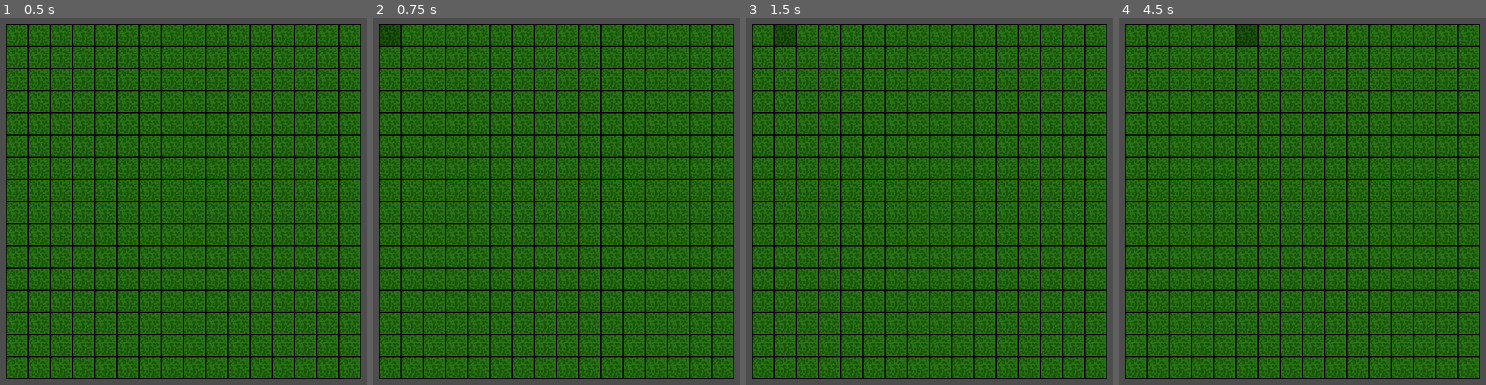
Above: before the commit, frames 1-4 (left to right).
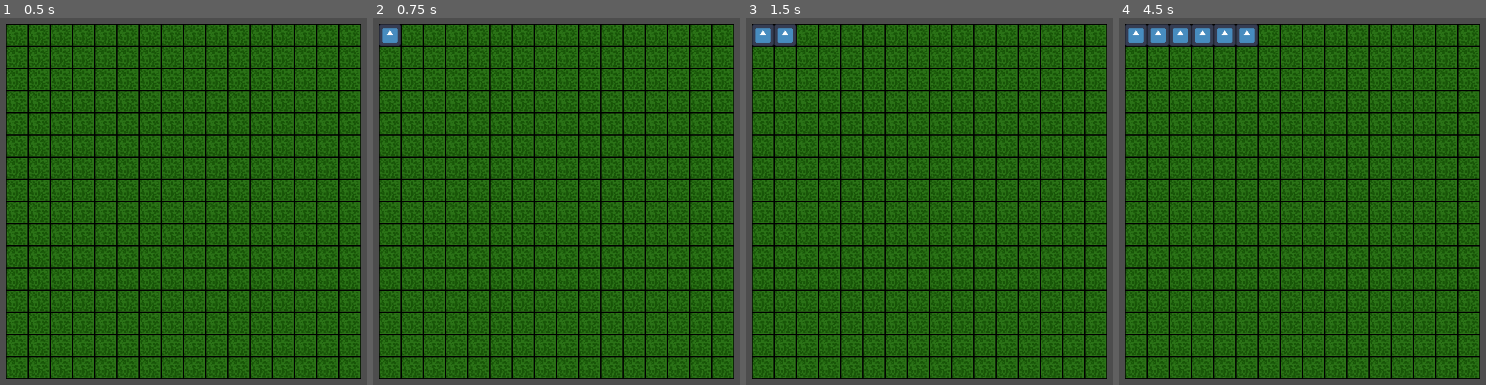
Above: after the commit, the same moments.

Repository: Lidrial/PatternBoard
Game: Godot game, scene res://scenes/board.tscn
The game is run twice, just before and just after one commit, with the same random seed, the same clock (stepped at 60 frames per second) and the same inputs. The engine's default icon, where the game draws it, is replaced by a stand-in: a white triangle on a blue panel in a dark square.
Inputs (mouse positions are in pixels of both pictures, inside the frame that each line leads up to):
- Up to frame 1 (0.5 s): no input
- Up to frame 2 (0.75 s): click (391, 36) at 0.5 s
- Up to frame 3 (1.5 s): click (786, 36) at 1.27 s
- Up to frame 4 (4.5 s): click (1181, 36) at 2.02 s; click (1203, 36) at 2.77 s; click (1225, 36) at 3.52 s; click (1247, 36) at 4.27 s

Frame 1 is identical in both runs. In frame 2, 0.4% of the frame differs, in the area x 1-8%, y 1-8%; in frame 3, 0.7%; in frame 4, 2.2%, in the area x 1-38%, y 1-8%.

Commit message:
Coin_Spawning
-Spawning du Coin si il y en a pas
-Suppression de celui ci si il y en a un
-Logique du Coin a mettre dans func process (exemple commenté)
-Bug, les Coins peuvent sortir du Board.

Diff:
--- a/scenes/cell.tscn
+++ b/scenes/cell.tscn
@@ -5,8 +5,8 @@
 [ext_resource type="Texture2D" uid="uid://cg0bpbdjw3sg6" path="res://assets/Cell_32x32_hover.png" id="2_v63cq"]
 
 [node name="Cell" type="TextureButton"]
-offset_right = 16.0
-offset_bottom = 16.0
+offset_right = 32.0
+offset_bottom = 32.0
 texture_normal = ExtResource("1_dqkki")
 texture_hover = ExtResource("2_v63cq")
 script = ExtResource("2_fnjo0")
--- /dev/null
+++ b/scenes/coin.tscn
@@ -0,0 +1,23 @@
+[gd_scene load_steps=4 format=3 uid="uid://iljkerypin0f"]
+
+[ext_resource type="Script" path="res://scripts/coin.gd" id="1_it3og"]
+[ext_resource type="Texture2D" uid="uid://dhap1jumcma8p" path="res://icon.svg" id="1_tp4d6"]
+
+[sub_resource type="RectangleShape2D" id="RectangleShape2D_kdcfr"]
+size = Vector2(128, 128)
+
+[node name="Coin" type="Node2D"]
+scale = Vector2(0.25, 0.25)
+script = ExtResource("1_it3og")
+
+[node name="Coin" type="Sprite2D" parent="."]
+position = Vector2(64, 64)
+texture = ExtResource("1_tp4d6")
+
+[node name="CoinArea" type="Area2D" parent="Coin"]
+
+[node name="CoinCollision" type="CollisionShape2D" parent="Coin/CoinArea"]
+shape = SubResource("RectangleShape2D_kdcfr")
+
+[connection signal="area_entered" from="Coin/CoinArea" to="." method="_on_contact_area_entered"]
+[connection signal="area_exited" from="Coin/CoinArea" to="." method="_on_contact_area_exited"]
--- a/scripts/cell.gd
+++ b/scripts/cell.gd
@@ -1,5 +1,6 @@
 extends TextureButton
 
+const COIN_SCENE := preload("res://scenes/coin.tscn")
 
 func _ready():
 	pass
@@ -11,7 +12,16 @@
 
 
 func _cell_is_pressed():
-	print(global_position)
-	var url = "https://www.youtube.com/watch?v=dQw4w9WgXcQ"
-	OS.shell_open(url)
-	pass
+	print("nombre enfant de Cell ", get_child_count())
+	print("position", global_position)
+
+	#suppression si il y a deja un enfant coin
+	for child in get_children():
+		if child.name == "Coin":
+			child.queue_free()
+			return
+
+#instancie un nouveau Coin
+	var coin_instance = COIN_SCENE.instantiate()
+	coin_instance.name = "Coin"
+	add_child(coin_instance)
--- /dev/null
+++ b/scripts/coin.gd
@@ -0,0 +1,27 @@
+extends Node2D
+
+var contact_count = 0
+
+func _ready():
+	pass
+
+func _process(_delta):
+
+	#code de la logique des coin (les regle du jeux)
+
+	#if contact_count == 2:
+		#rotation_degrees = 180
+	#if contact_count == 4:
+		#rotation_degrees = 0
+	#if contact_count == 5:
+		#queue_free()
+	pass
+
+
+func _on_contact_area_entered(_area):
+	contact_count += 1
+	print("point de contact entrant ", get_instance_id()," : ", contact_count)
+
+func _on_contact_area_exited(_area):
+	contact_count -= 1
+	print("point de contact sortant ", get_instance_id()," : ", contact_count)
